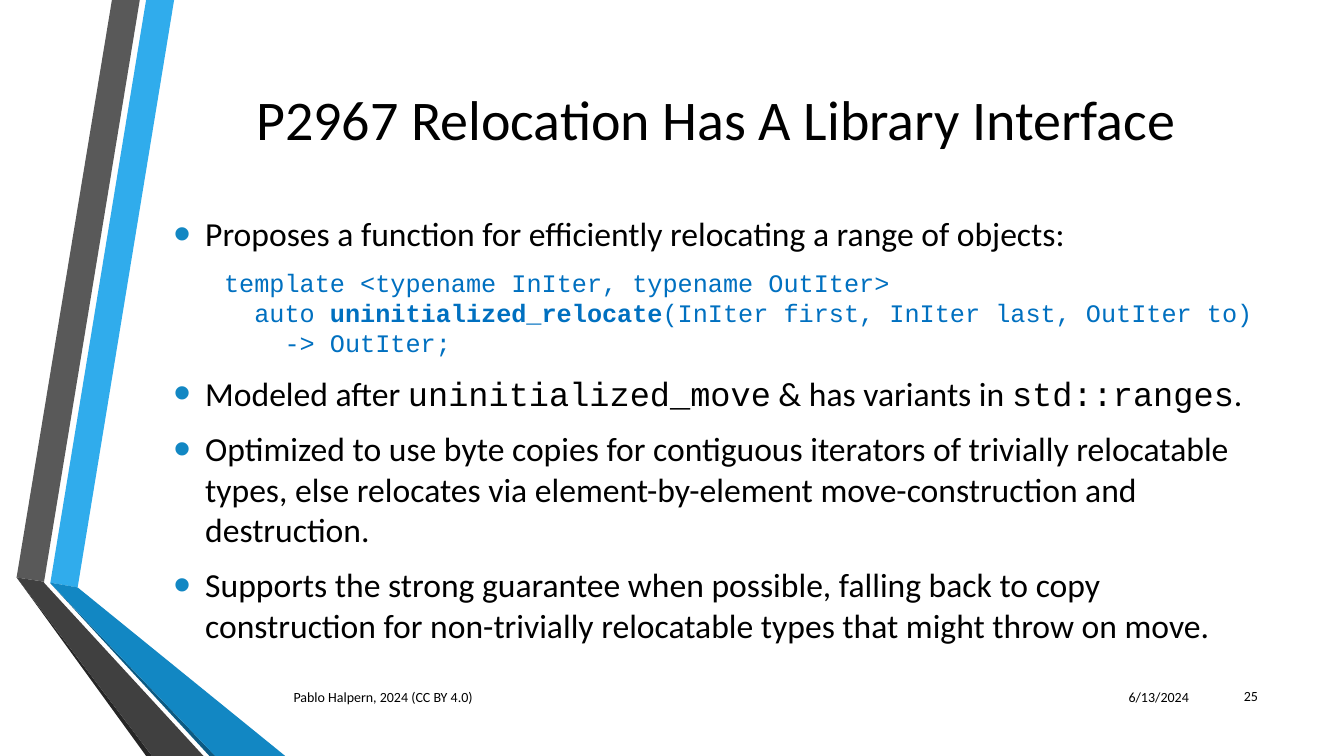
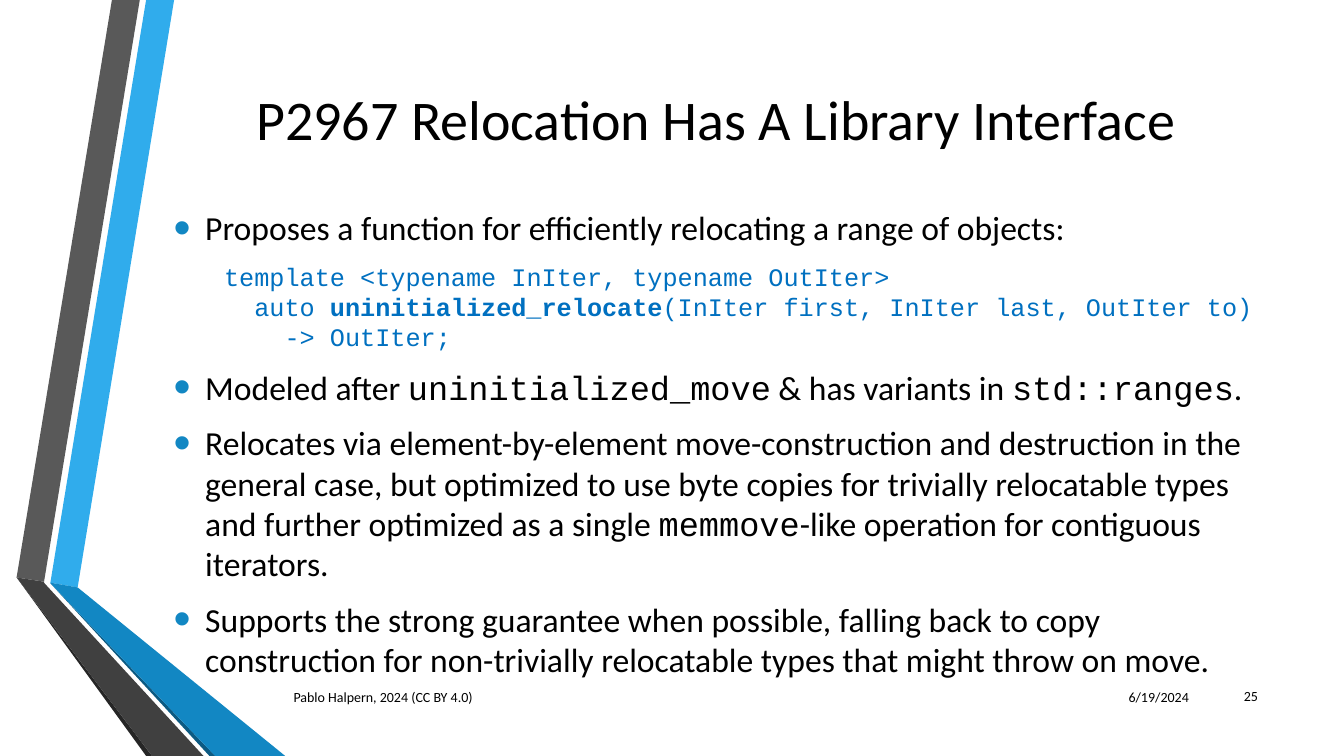
Before and after one commit to phalpern/WG21-halpern, a slide deck: slide 25 of relocate/Trivial Relocation - St. Louis 06-2024.pptx. Drawn at 1344x756 pixels with LibreOffice and Linux fonts; fonts in the diff are those of the drawing; background and template pictures are left out. Boxes give left, top, right and bottom in pixels: in the first picture for what was removed or moved away, otherwise in the second. Text is boxed around its words. In the diff, an @@ line names an element or a change of style, - is before the commit and + after.

```diff
--- a/relocate/Trivial Relocation - St. Louis 06-2024.pptx
+++ b/relocate/Trivial Relocation - St. Louis 06-2024.pptx
@@ text at (205,431,1241,577): text changed @@
-• Optimized to use byte copies for contiguous iterators of trivially relocatable types, else relocates via element-by-element move-construction and destruction.
+• Relocates via element-by-element move-construction and destruction in the general case, but optimized to use byte copies for trivially relocatable types and further optimized as a single memmove-like operation for contiguous iterators.
@@ text at (1129,692,1189,703): text changed @@
-6/13/2024
+6/19/2024
```
Also in this commit, not shown: 43 other slides changed, 1 slide added, 1 other file.
